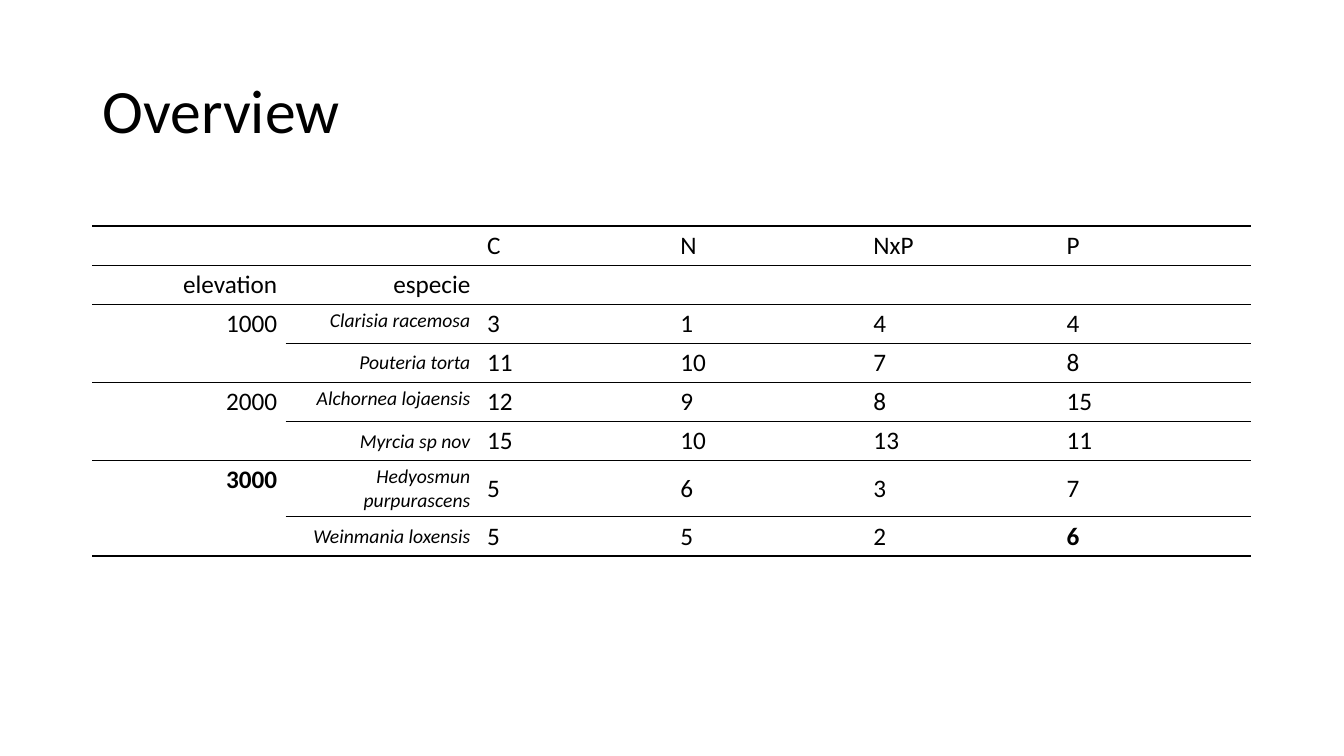
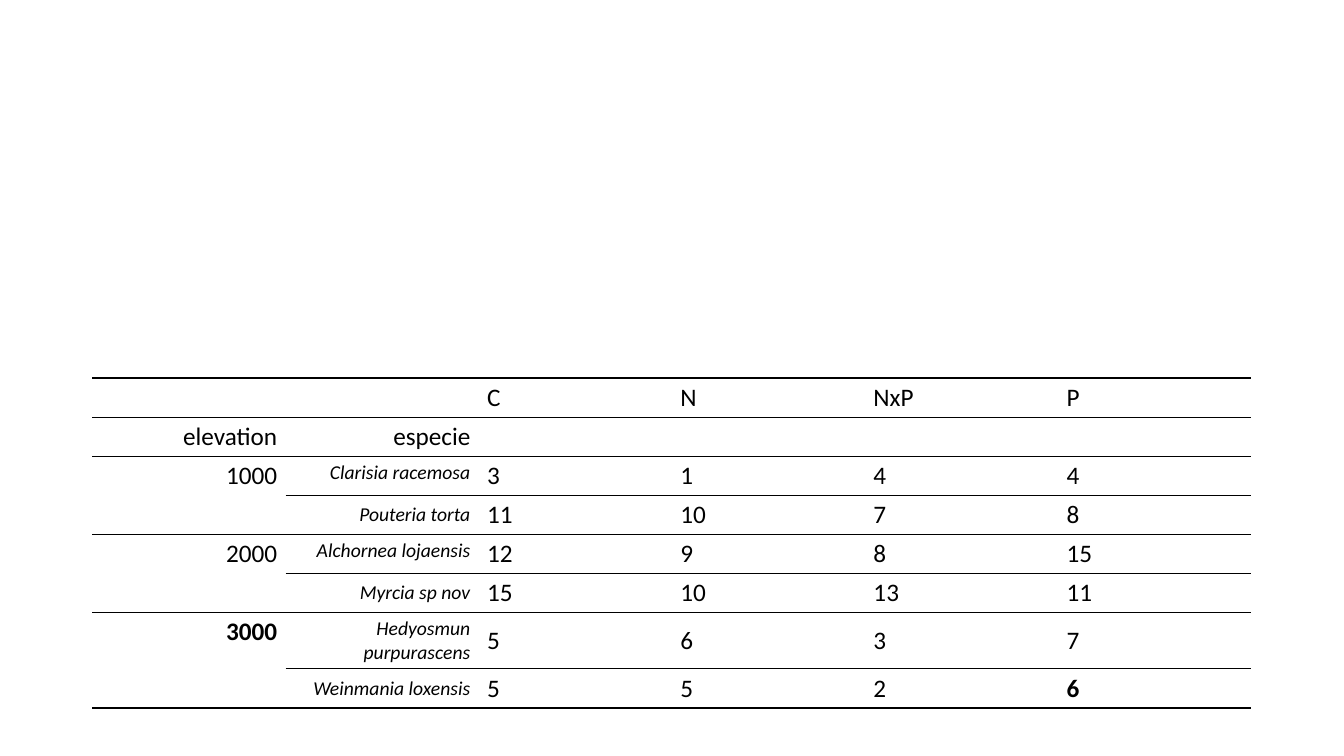
Before and after one commit to ajchavez94/NUMEX_preliminar, a slide deck: slide 7 of NUMEX_pre_RStudio/NUMEX results.pptx. Drawn at 1344x756 pixels with LibreOffice and Linux fonts; fonts in the diff are those of the drawing. Boxes give left, top, right and bottom in pixels: in the first picture for what was removed or moved away, otherwise in the second. Text is boxed around its words. In the diff, an @@ line names an element or a change of style, - is before the commit and + after.

```diff
--- a/NUMEX_pre_RStudio/NUMEX results.pptx
+++ b/NUMEX_pre_RStudio/NUMEX results.pptx
@@ title removed at [102,90,339,134] @@
-Overview
@@ table: place and size @@
-table at [93,226,1254,552]
+table at [93,378,1254,704]
```
Also in this commit, not shown: 2 other slides changed, 2 slides added, 2 slides removed, 20 other files.
